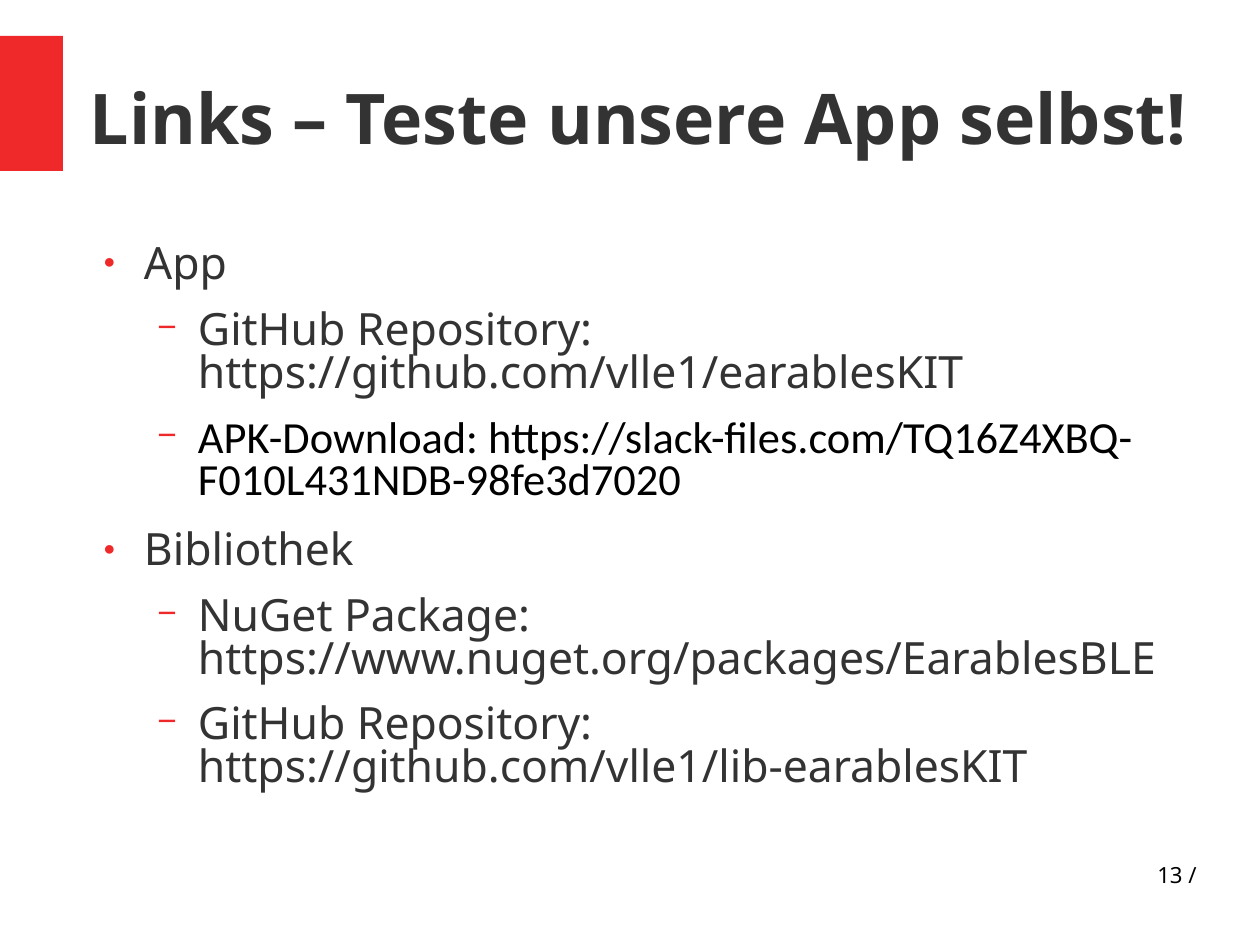
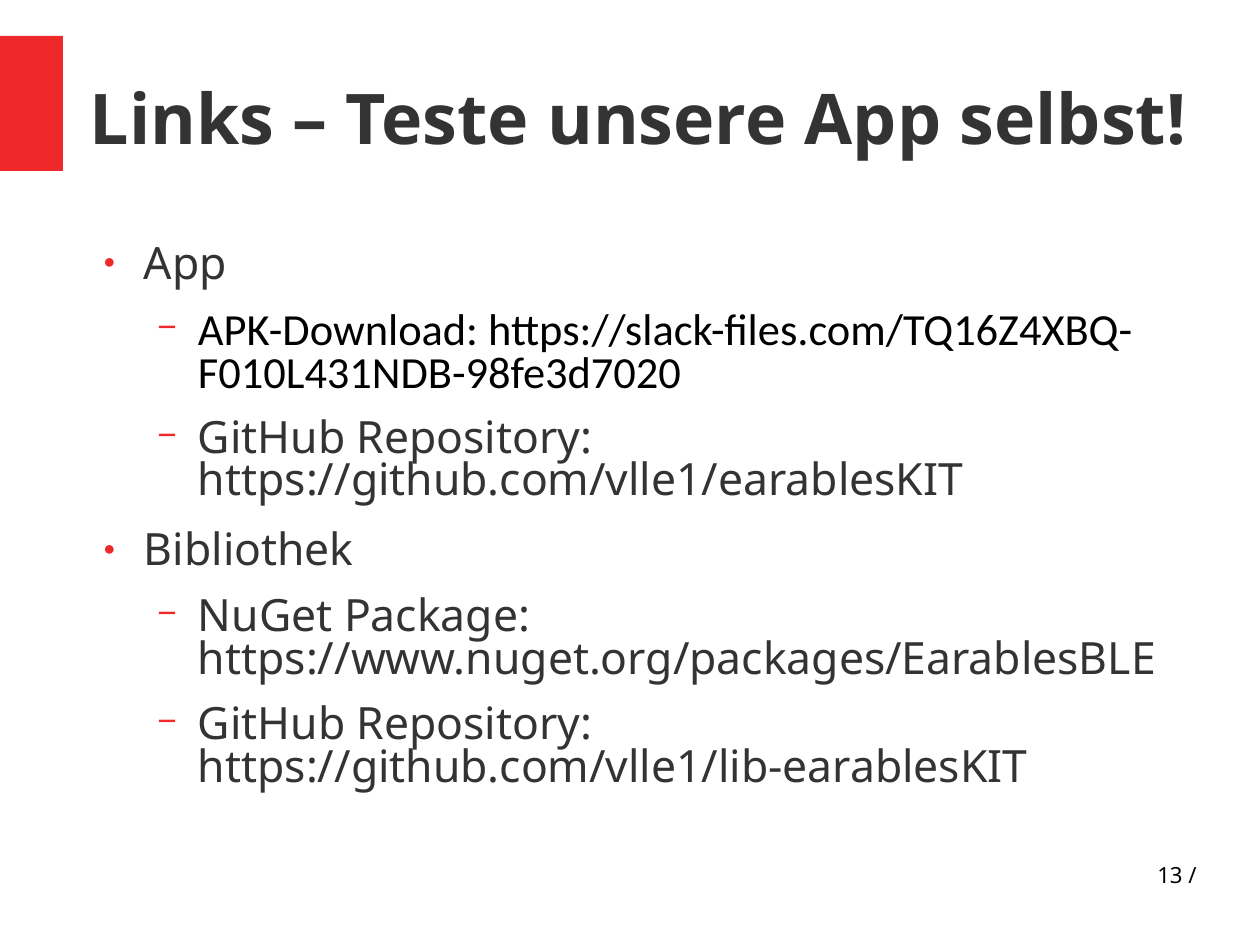
Before and after one commit to vlle1/dokumente-earablesKIT, a slide deck: slide 13 of Abschlusspräsi/Abschlusspräsi.odp. Drawn at 1260x945 pixels with LibreOffice and Linux fonts; fonts in the diff are those of the drawing. Boxes give left, top, right and bottom in pixels: in the first picture for what was removed or moved away, otherwise in the second. Text is boxed around its words. In the diff, an @@ line names an element or a change of style, - is before the commit and + after.

```diff
--- a/Abschlusspräsi/Abschlusspräsi.odp
+++ b/Abschlusspräsi/Abschlusspräsi.odp
@@ text at (198,314,1132,389): paragraph added @@
+  − APK-Download: https://slack-files.com/TQ16Z4XBQ-F010L431NDB-98fe3d7020
@@ text at (198,422,1132,496): paragraph removed @@
-  − APK-Download: https://slack-files.com/TQ16Z4XBQ-F010L431NDB-98fe3d7020
```
Also in this commit, not shown: 5 other slides changed, 1 slide added, 1 slide removed.
